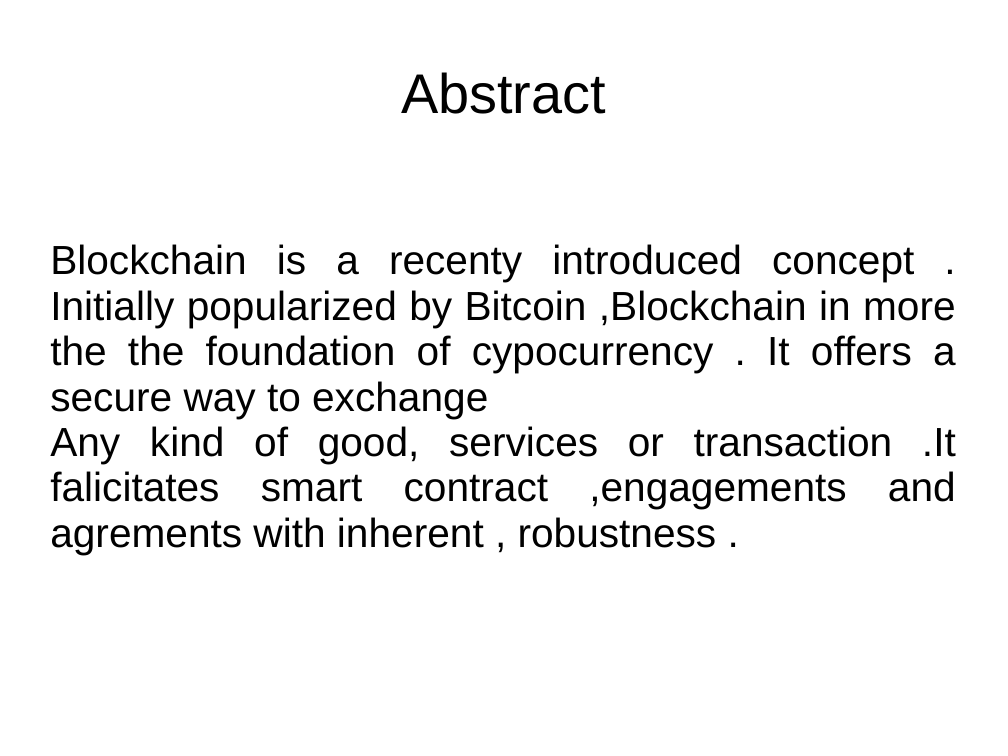
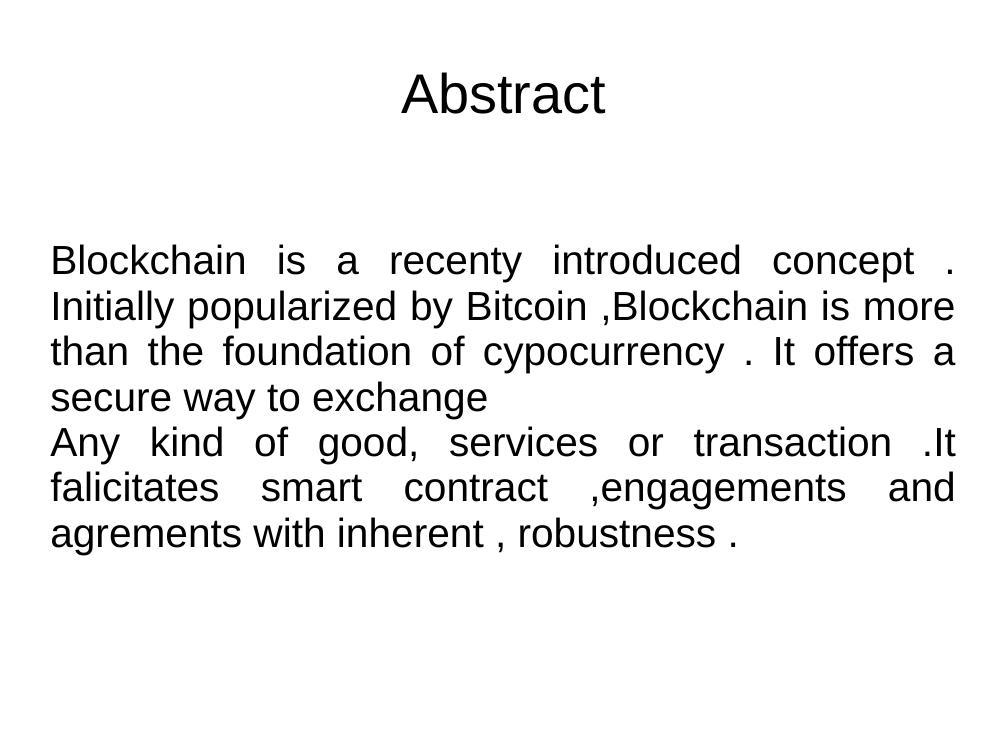
Before and after one commit to ayushbansal323/TE, a slide deck: slide 3 of Seminar/seminar1.ppt (slide 2 before the commit). Drawn at 1008x756 pixels with LibreOffice and Linux fonts; fonts in the diff are those of the drawing. Boxes give left, top, right and bottom in pixels: in the first picture for what was removed or moved away, otherwise in the second. Text is boxed around its words. In the diff, an @@ line names an element or a change of style, - is before the commit and + after.

```diff
--- a/Seminar/seminar1.ppt
+++ b/Seminar/seminar1.ppt
@@ subtitle at bbox=[50, 244, 956, 418]: text changed @@
-Blockchain is a recenty introduced concept . Initially popularized by Bitcoin ,Blockchain in more the the foundation of cypocurrency . It offers a secure way to exchange
+Blockchain is a recenty introduced concept . Initially popularized by Bitcoin ,Blockchain is more than the foundation of cypocurrency . It offers a secure way to exchange
```
Also in this commit, not shown: 1 other slide changed, 2 slides added, 1 other file.
